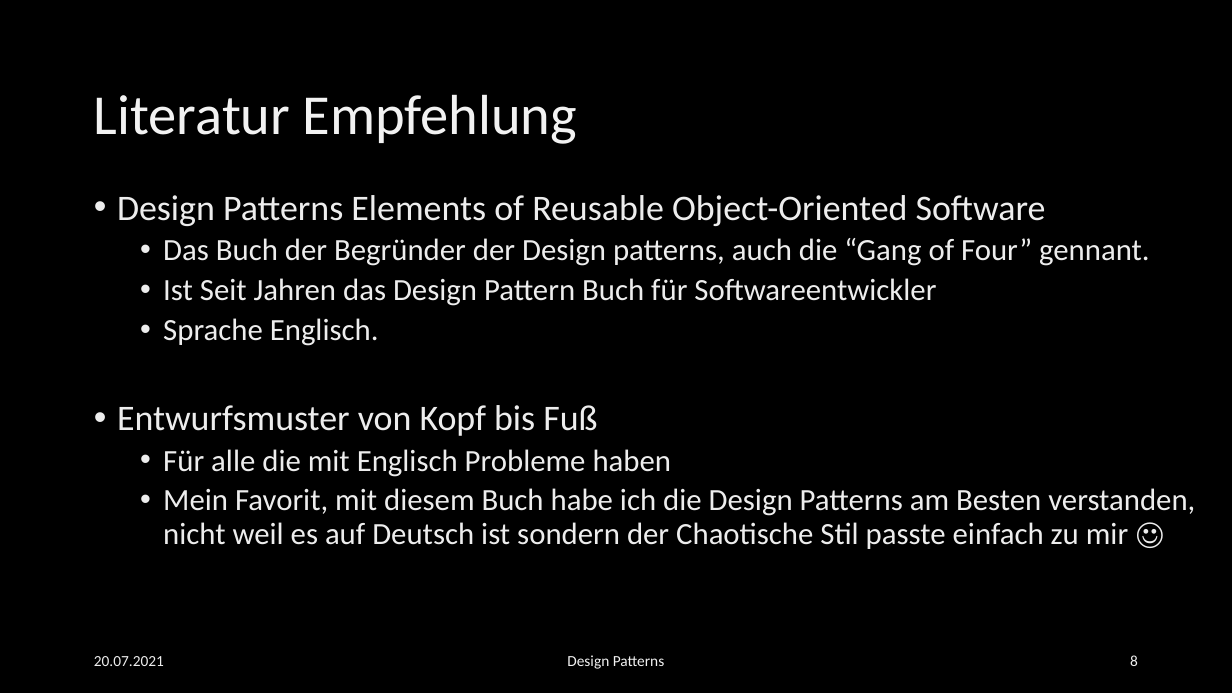
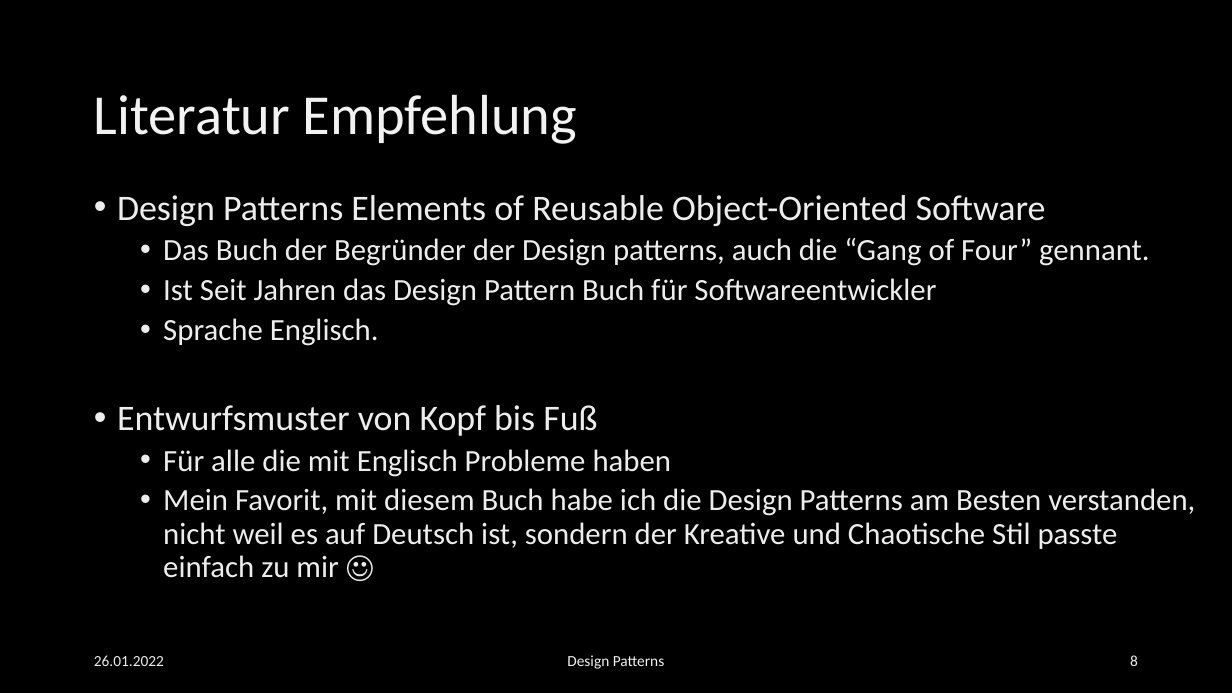
Before and after one commit to EsstBananeImEi/python_kurs, a slide deck: slide 8 of Materialien/Powerpoint/Einfuehrung in Design Patterns.pptx. Drawn at 1232x693 pixels with LibreOffice and Linux fonts; fonts in the diff are those of the drawing; background and template pictures are left out. Boxes give left, top, right and bottom in pixels: in the first picture for what was removed or moved away, otherwise in the second. Text is boxed around its words. In the diff, an @@ line names an element or a change of style, - is before the commit and + after.

Commit message:
Design Patterns

```diff
--- a/Materialien/Powerpoint/Einfuehrung in Design Patterns.pptx
+++ b/Materialien/Powerpoint/Einfuehrung in Design Patterns.pptx
@@ text at (163, 488, 1195, 578): text changed @@
-  • Mein Favorit, mit diesem Buch habe ich die Design Patterns am Besten verstanden, nicht weil es auf Deutsch ist sondern der Chaotische Stil passte einfach zu mir ☺
+  • Mein Favorit, mit diesem Buch habe ich die Design Patterns am Besten verstanden, nicht weil es auf Deutsch ist, sondern der Kreative und Chaotische Stil passte einfach zu mir ☺
@@ text at (94, 655, 164, 666): text changed @@
-20.07.2021
+26.01.2022
```
Also in this commit, not shown: 7 other slides changed, 23 other files.
